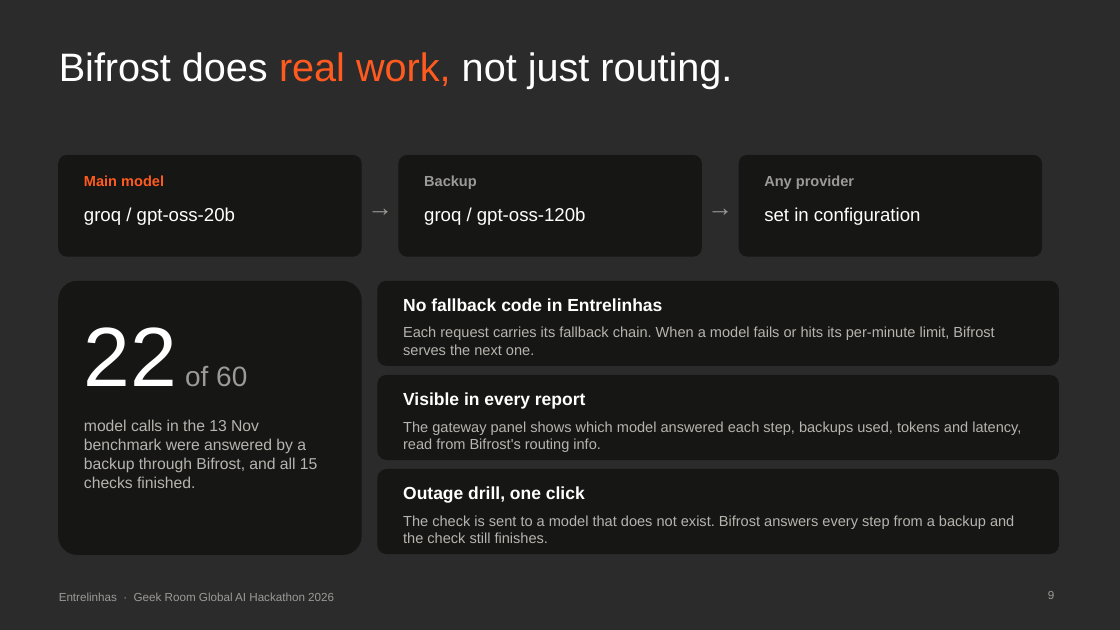
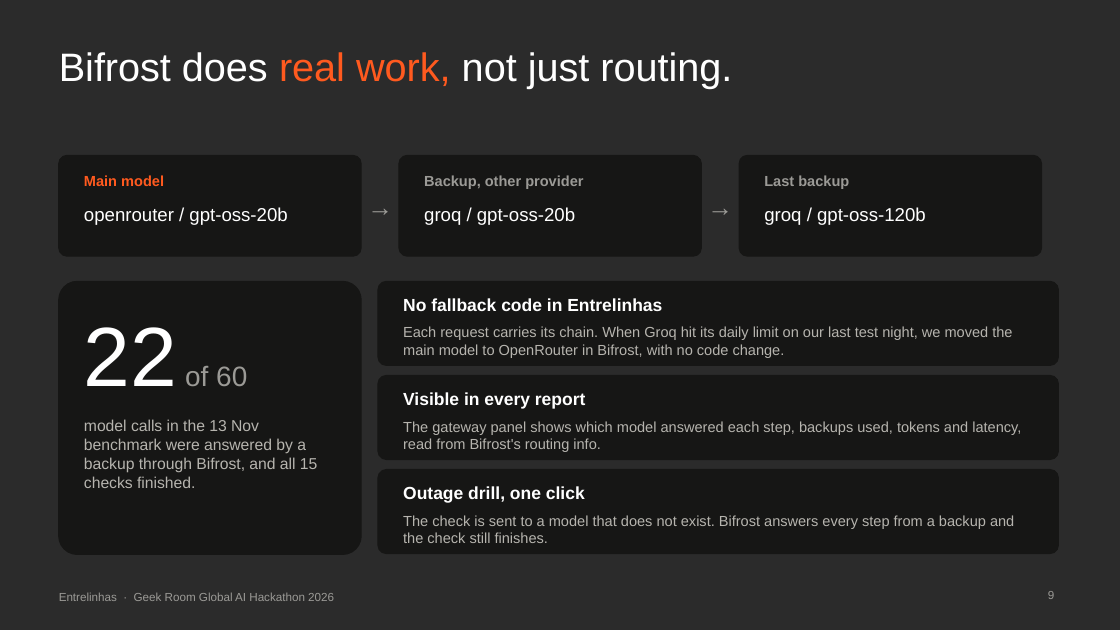
Before and after one commit to contatoalicecandido-lab/entrelinhas, a slide deck: slide 9 of submission/Entrelinhas_Pitch_Deck.pptx. Drawn at 1120x630 pixels with LibreOffice and Linux fonts; fonts in the diff are those of the drawing; background and template pictures are left out; a plain dark background stands for a picture behind light text. Boxes give left, top, right and bottom in pixels: in the first picture for what was removed or moved away, otherwise in the second. Text is boxed around its words. In the diff, an @@ line names an element or a change of style, - is before the commit and + after.

```diff
--- a/submission/Entrelinhas_Pitch_Deck.pptx
+++ b/submission/Entrelinhas_Pitch_Deck.pptx
@@ text at [424, 175, 583, 189]: text changed @@
-Backup
+Backup, other provider
@@ text at [764, 175, 849, 189]: text changed @@
-Any provider
+Last backup
@@ text at [84, 207, 287, 225]: text changed @@
-groq / gpt-oss-20b
+openrouter / gpt-oss-20b
@@ text at [424, 207, 575, 225]: text changed @@
-groq / gpt-oss-120b
+groq / gpt-oss-20b
@@ text at [764, 207, 926, 225]: text changed @@
-set in configuration
+groq / gpt-oss-120b
@@ text at [403, 326, 1012, 358]: text changed @@
-Each request carries its fallback chain. When a model fails or hits its per-minute limit, Bifrost serves the next one.
+Each request carries its chain. When Groq hit its daily limit on our last test night, we moved the main model to OpenRouter in Bifrost, with no code change.
```
Also in this commit, not shown: 1 other slide changed, 18 other files.
